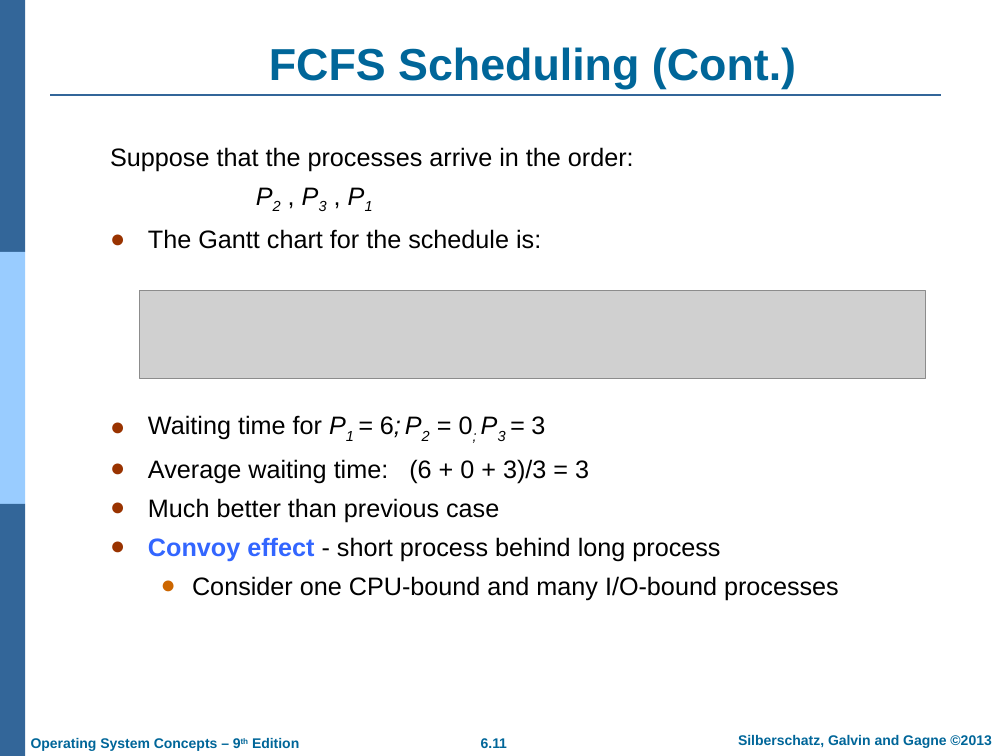
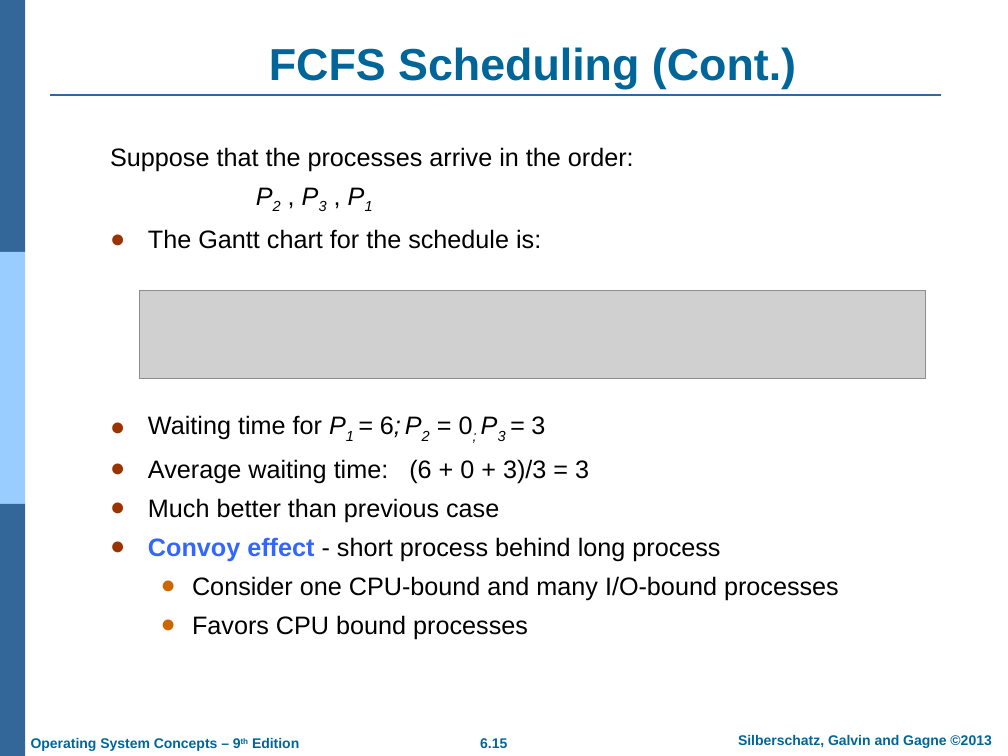
Before and after one commit to Rafi-afridi/OS, a slide deck: slide 15 of Lectures/CPU Scheduling.ppt.pptx (slide 11 before the commit). Drawn at 1008x756 pixels with LibreOffice and Linux fonts; fonts in the diff are those of the drawing; grey boxes stand for pictures; background and template pictures are left out. Boxes give left, top, right and bottom in pixels: in the first picture for what was removed or moved away, otherwise in the second. Text is boxed around its words. In the diff, an @@ line names an element or a change of style, - is before the commit and + after.

Commit message:
updated lecture

```diff
--- a/Lectures/CPU Scheduling.ppt.pptx
+++ b/Lectures/CPU Scheduling.ppt.pptx
@@ text at <box>192,615,528,639</box>: paragraph added @@
+  ● Favors CPU bound processes
@@ page number at <box>480,738,507,748</box>: text changed @@
-6.11
+6.15
```
Also in this commit, not shown: 4 other slides changed, 9 slides added, 5 slides removed, 10 other files.
